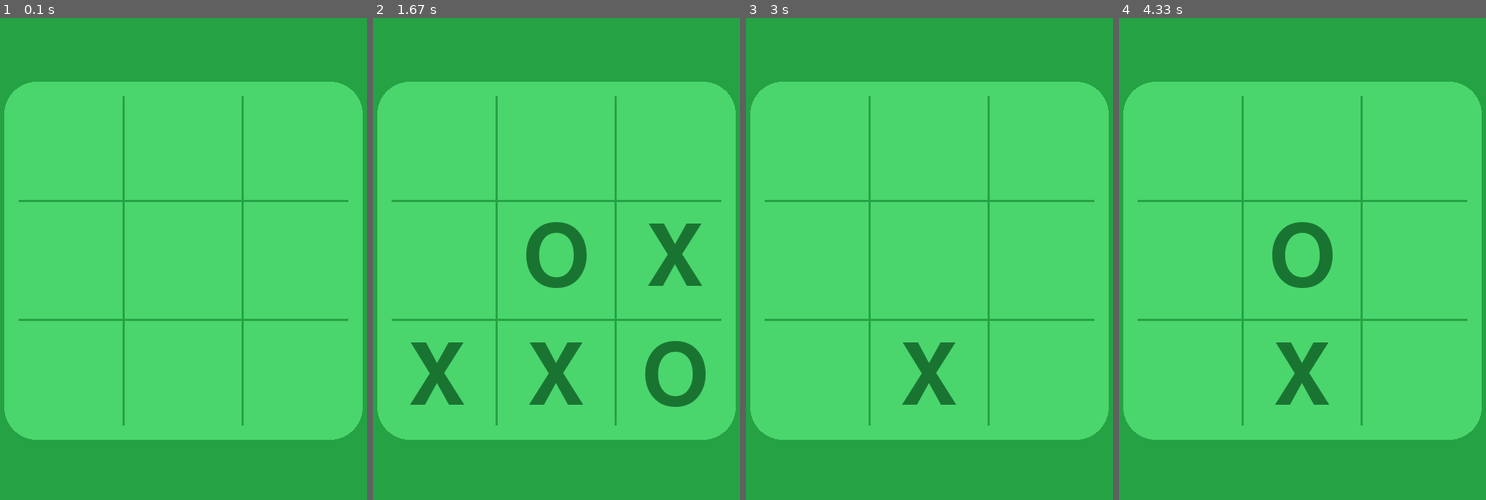
Above: before the commit, frames 1-4 (left to right).
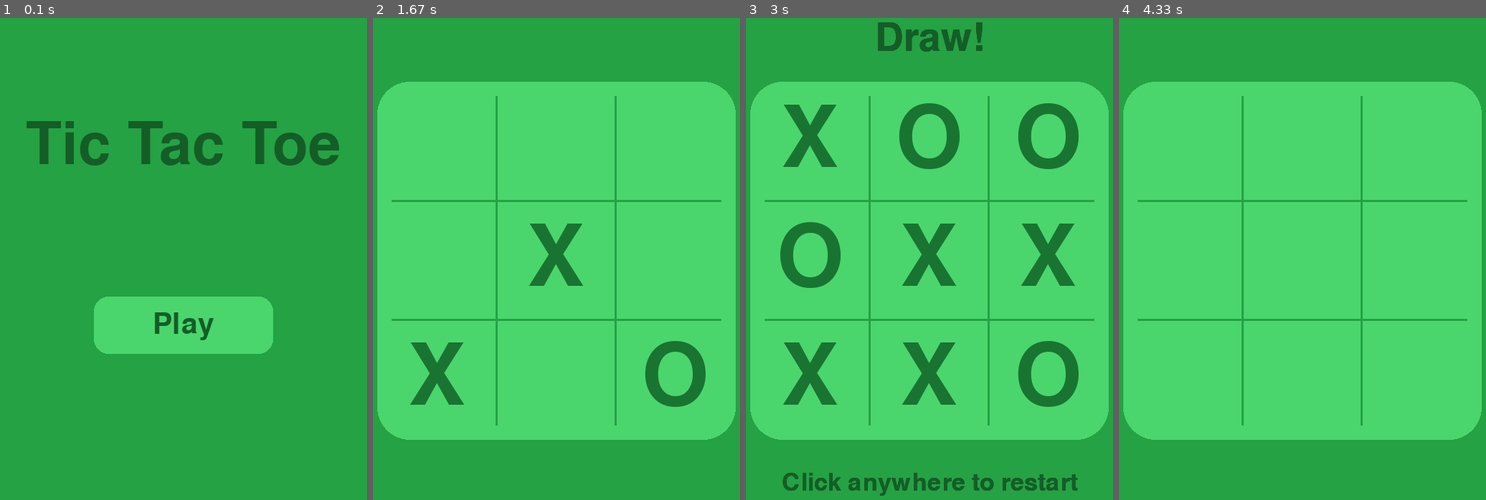
Above: after the commit, the same moments.

Repository: GhastlyGetsu/pygame
Game: pygame game, started from tictactoe/main.py
Same seed, same stepped clock (60 frames per second), same inputs: the game is played once before the commit and once after it.
Inputs (mouse positions are in pixels of both pictures, inside the frame that each line leads up to):
- Up to frame 1 (0.1 s): no input
- Up to frame 2 (1.67 s): click (556, 326) at 0.38 s, where only the run after the commit has a clickable "Play"; click (560, 292) at 0.72 s; click (395, 379) at 1.05 s; click (615, 307) at 1.52 s
- Up to frame 3 (3 s): move the mouse to (808, 157) at 1.83 s; click (808, 157) at 2.12 s; move the mouse to (929, 321) at 2.53 s; click (929, 321) at 2.88 s
- Up to frame 4 (4.33 s): click (outside the picture) at 3.42 s

The runs differ from the first frame. In frame 1, 66% of the frame differs, in the area x 1-99%, y 13-88%; in frame 2, 3.3%; in frame 3, 10%; in frame 4, 2.1%.

Commit message:
Added a simple menu

Diff:
--- a/tictactoe/main.py
+++ b/tictactoe/main.py
@@ -4,6 +4,8 @@
 screen = pygame.display.set_mode((720, 720))
 pygame.display.set_caption("Tic Tac Toe")
 clock = pygame.time.Clock()
+
+game_state = "menu"
 
 grid_size = 500
 grid = pygame.Rect(0, 0, grid_size, grid_size)
@@ -100,6 +102,11 @@
 
         # Player click
         if event.type == pygame.MOUSEBUTTONDOWN and event.button == 1:
+            if game_state == "menu":
+                mx, my = pygame.mouse.get_pos()
+                if button_rect.collidepoint(mx, my):
+                    game_state = "playing"
+                    continue
             if winner:
                 grid_state = [["" for _ in range(3)] for _ in range(3)]
                 current_player = player_symbol
@@ -121,43 +128,62 @@
                         current_player = ai_symbol  # Switch to AI
 
     # --- Drawing phase ---
-    screen.fill("#25A244")
-
-    # Grid background
-    pygame.draw.rect(screen, "#4AD66D", grid, 0, 45)
-    for i in range(1, 3):
-        x = grid.left + i * cell_size
-        pygame.draw.line(screen, "#25A244", (x, grid.top), (x, grid.bottom), 3)
-    for i in range(1, 3):
-        y = grid.top + i * cell_size
-        pygame.draw.line(screen, "#25A244", (grid.left, y), (grid.right, y), 3)
-    pygame.draw.rect(screen, "#4AD66D", grid, 20, 45)
-
-    # Symbols
-    font = pygame.font.Font(None, 175)
-    for row in range(3):
-        for col in range(3):
-            symbol = grid_state[row][col]
-            if symbol != "":
-                x = grid.left + col * cell_size + cell_size // 2
-                y = grid.top + row * cell_size + cell_size // 2
-                text_surface = font.render(symbol, True, "#1A7431")
-                text_rect = text_surface.get_rect(center=(x, y))
-                screen.blit(text_surface, text_rect)
-
-    # Winner display
-    if winner:
-        win_font = pygame.font.Font(None, 80)
-        win_text = win_font.render(f"{winner} wins!" if winner != "Draw" else "Draw!", True, "#155D27")
-        win_rect = win_text.get_rect(center=(screen.get_width() // 2, 50))
-        screen.blit(win_text, win_rect)
-
-        restart_font = pygame.font.Font(None, 50)
-        restart_text = restart_font.render("Click anywhere to restart", True, "#155D27")
-        restart_rect = restart_text.get_rect(center=(screen.get_width() // 2, screen.get_height() - 50))
-        screen.blit(restart_text, restart_rect)
+    # Menu
+    if game_state == "menu":
+        screen.fill("#25A244")
+        title_font = pygame.font.Font(None, 120)
+        title = title_font.render("Tic Tac Toe", True, "#155D27")
+        title_rect = title.get_rect(center=(screen.get_width() // 2, 200))
+        screen.blit(title, title_rect)
+
+        # Buttons
+        button_rect = pygame.Rect(0, 0, 250, 80)
+        button_rect.center = (screen.get_width() // 2, 450)
+        pygame.draw.rect(screen, "#4AD66D", button_rect, border_radius=20)
+        button_font = pygame.font.Font(None, 60)
+        button_text = button_font.render("Play", True, "#155D27")
+        button_text_rect = button_text.get_rect(center=button_rect.center)
+        screen.blit(button_text, button_text_rect)
+
+    # Gameplay
+    elif game_state == "playing":
+        screen.fill("#25A244")
+        # Grid background
+        pygame.draw.rect(screen, "#4AD66D", grid, 0, 45)
+        for i in range(1, 3):
+            x = grid.left + i * cell_size
+            pygame.draw.line(screen, "#25A244", (x, grid.top), (x, grid.bottom), 3)
+        for i in range(1, 3):
+            y = grid.top + i * cell_size
+            pygame.draw.line(screen, "#25A244", (grid.left, y), (grid.right, y), 3)
+        pygame.draw.rect(screen, "#4AD66D", grid, 20, 45)
+
+        # Symbols
+        font = pygame.font.Font(None, 175)
+        for row in range(3):
+            for col in range(3):
+                symbol = grid_state[row][col]
+                if symbol != "":
+                    x = grid.left + col * cell_size + cell_size // 2
+                    y = grid.top + row * cell_size + cell_size // 2
+                    text_surface = font.render(symbol, True, "#1A7431")
+                    text_rect = text_surface.get_rect(center=(x, y))
+                    screen.blit(text_surface, text_rect)
+
+            # Winner display
+            if winner:
+                win_font = pygame.font.Font(None, 80)
+                win_text = win_font.render(f"{winner} wins!" if winner != "Draw" else "Draw!", True, "#155D27")
+                win_rect = win_text.get_rect(center=(screen.get_width() // 2, 50))
+                screen.blit(win_text, win_rect)
+
+                restart_font = pygame.font.Font(None, 50)
+                restart_text = restart_font.render("Click anywhere to restart", True, "#155D27")
+                restart_rect = restart_text.get_rect(center=(screen.get_width() // 2, screen.get_height() - 50))
+                screen.blit(restart_text, restart_rect)
 
     pygame.display.flip()
+
 
     # --- AI Turn ---
     if current_player == ai_symbol and not winner:
Not shown, changed: tictactoe/build/tictactoe_web.zip
Not shown, changed: tictactoe/build/web/tictactoe.apk
